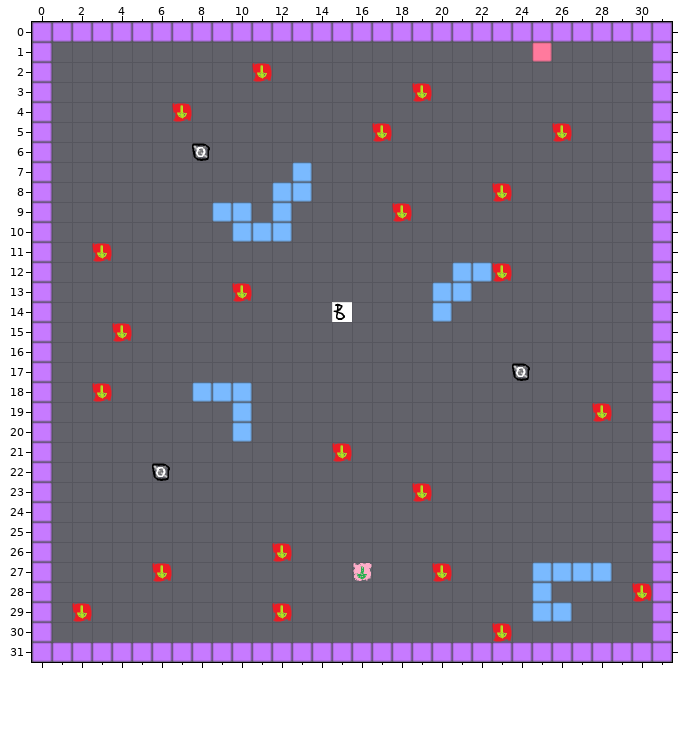
An edit to a level. Tiled map (JSON), tiled/untitled.tmj. The picture above was drawn from the file before the commit.
Cells are 36x36 px. Shown: x 0..31, y 0..31.
The same view after the edit:
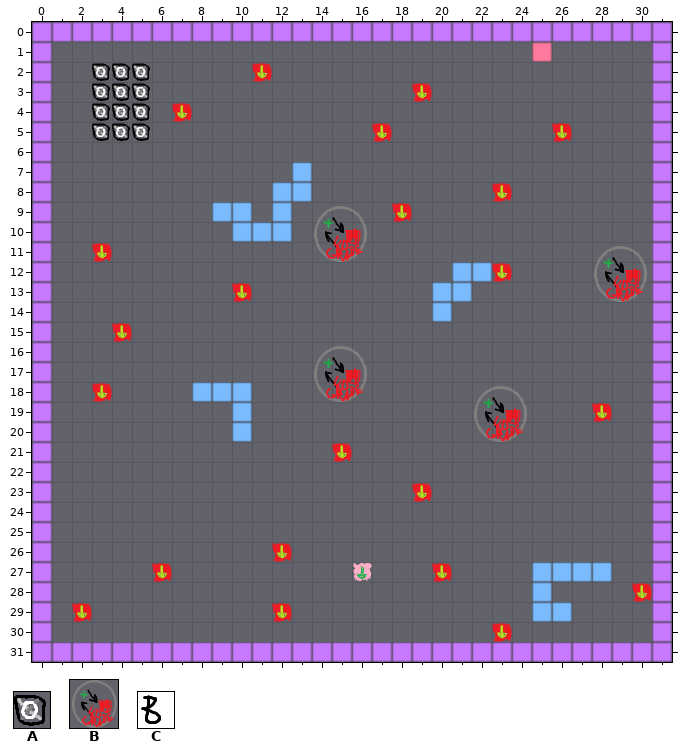
Key: from "bouncingplus_tileset": A 6 "spawner", B 8 "upgrade", C 9 "boss_tile".
_ is an empty cell.
Difference:
Layer "Tile Layer 1":
There is now tile A in rows 2 to 5 at x 3 to 5.
There is now tile B in row 11 at x 14; in row 13 at x 28; in row 18 at x 14; in row 20 at x 22.
The author cleared tile A in row 6 at x 8; in row 17 at x 24; in row 22 at x 6.
The author cleared tile C in row 14 at x 15.
